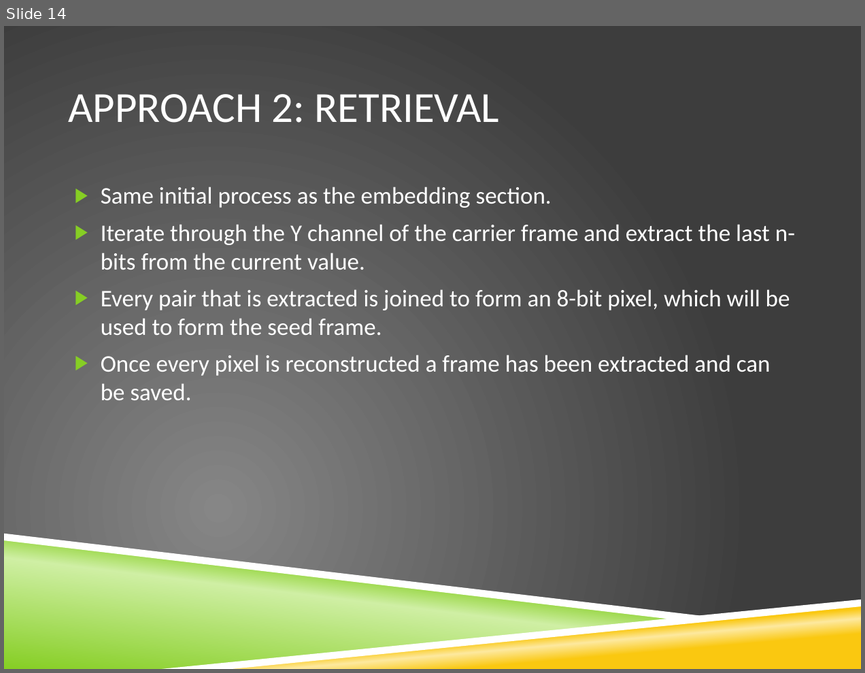
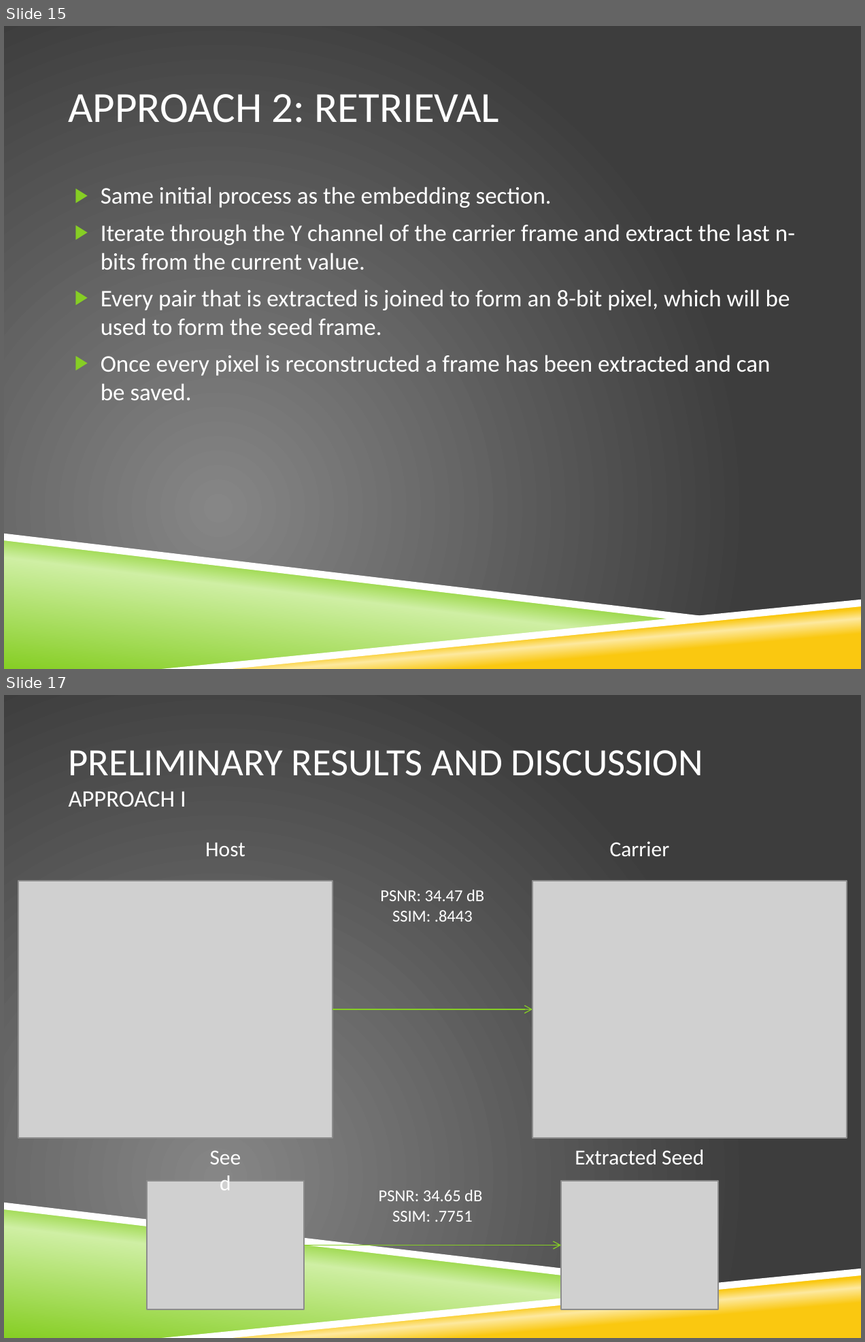
Before and after one commit to grpbwl/videoSteganography, a slide deck: results/CSE509_Video_Steganography.pptx. Shown one above the other, each under a label of ours: slide 14 before the commit, slides 15 and 17 after it; the slides between them are not shown. The pictures are 865x673 and 865x1342 pixels, drawn with LibreOffice and Linux fonts; fonts in the diff are those of the drawing; grey boxes stand for pictures; background and template pictures are left out. Boxes give left, top, right and bottom in pixels: in the first picture for what was removed or moved away, otherwise in the second. Text is boxed around its words. In the diff, an @@ line names an element or a change of style, - is before the commit and + after.

```diff
--- a/results/CSE509_Video_Steganography.pptx
+++ b/results/CSE509_Video_Steganography.pptx
@@ slide 17 added at <box>4,695,861,1338</box>, background picture (left out); not listed: 4 template elements that a slide beside it also shows @@
@@ title added at <box>68,750,703,807</box>, 32.4 pt, text #FFFFFF @@
+PRELIMINARY RESULTS AND DISCUSSION
+APPROACH I
@@ text added at <box>205,843,245,856</box>, 18 pt, text #FFFFFF @@
+Host
@@ text added at <box>610,841,670,856</box>, 18 pt, text #FFFFFF @@
+Carrier
@@ picture added at <box>18,881,333,1138</box> @@
@@ text added at <box>380,889,484,921</box>, 14 pt, text #FFFFFF @@
+PSNR: 34.47 dB
+SSIM: .8443
@@ picture added at <box>532,881,847,1138</box> @@
@@ arrow added from (332, 1009) to (532, 1009), #86CE24 0.75 pt @@
@@ text added at <box>196,1139,255,1173</box>, 18 pt, text #FFFFFF @@
+Seed
@@ text added at <box>575,1149,704,1164</box>, 18 pt, text #FFFFFF @@
+Extracted Seed
@@ picture added at <box>147,1181,304,1309</box> @@
@@ picture added at <box>561,1181,718,1309</box> @@
@@ text added at <box>379,1189,482,1221</box>, 14 pt, text #FFFFFF @@
+PSNR: 34.65 dB
+SSIM: .7751
@@ arrow added from (304, 1245) to (561, 1245), #86CE24 0.75 pt @@
@@ what was slide 14 is now slide 15 @@
```
Also in this commit, not shown: 7 slides changed, 5 other slides added.
